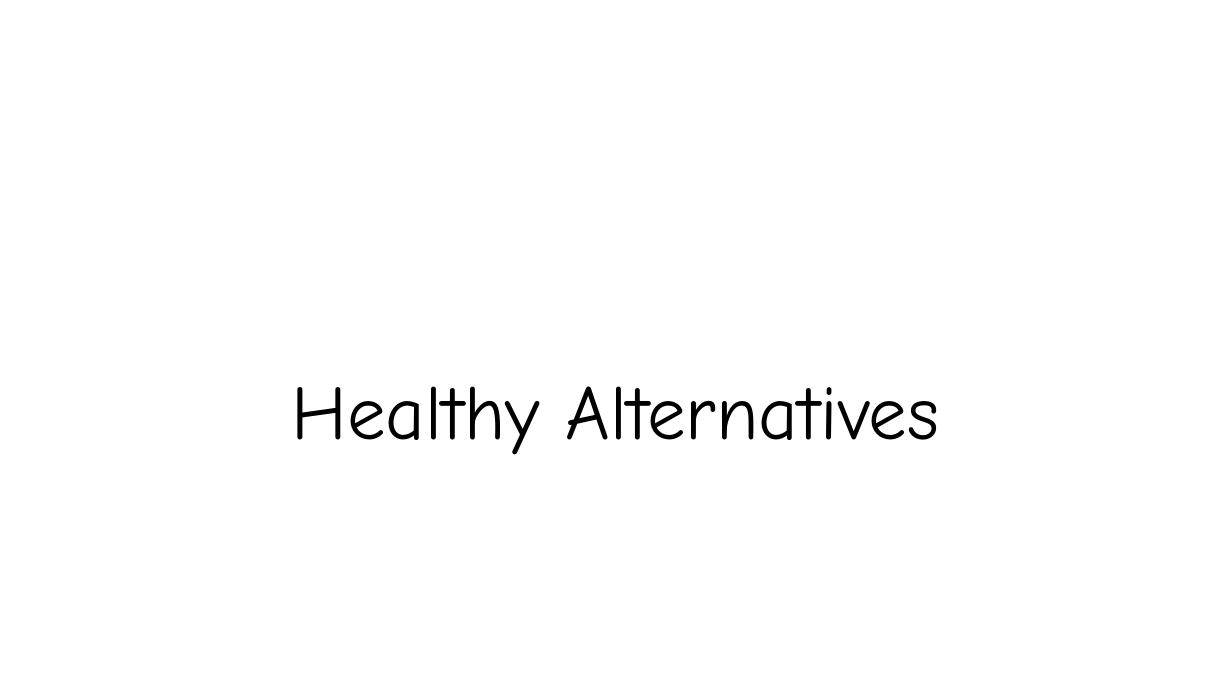
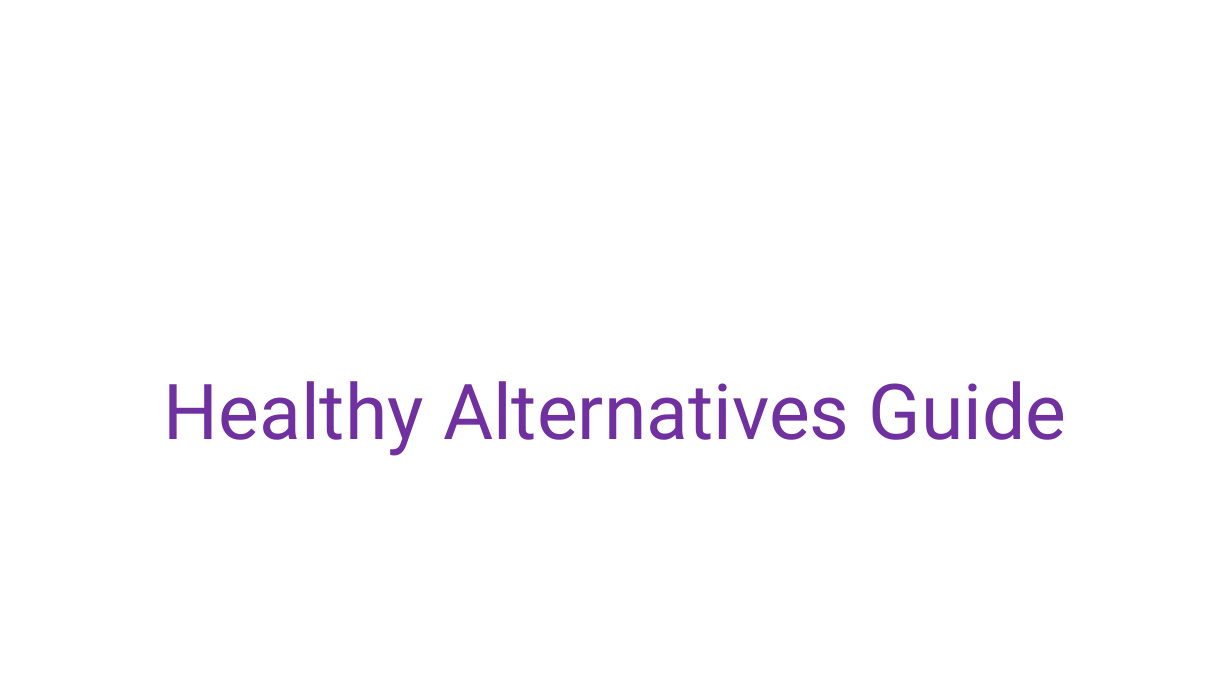
Before and after one commit to nicetats/macromania, a slide deck: slide 1 of Resources/HealthyAlternativesGuide.pptx. Drawn at 1232x693 pixels with LibreOffice and Linux fonts; fonts in the diff are those of the drawing. Boxes give left, top, right and bottom in pixels: in the first picture for what was removed or moved away, otherwise in the second. Text is boxed around its words. In the diff, an @@ line names an element or a change of style, - is before the commit and + after.

```diff
--- a/Resources/HealthyAlternativesGuide.pptx
+++ b/Resources/HealthyAlternativesGuide.pptx
@@ title at [164, 381, 1067, 456]: text changed; font Comic Neue to Roboto; text colour #000000 to #7030A0 @@
-Healthy Alternatives
+Healthy Alternatives Guide
```
Also in this commit, not shown: 10 other files.
